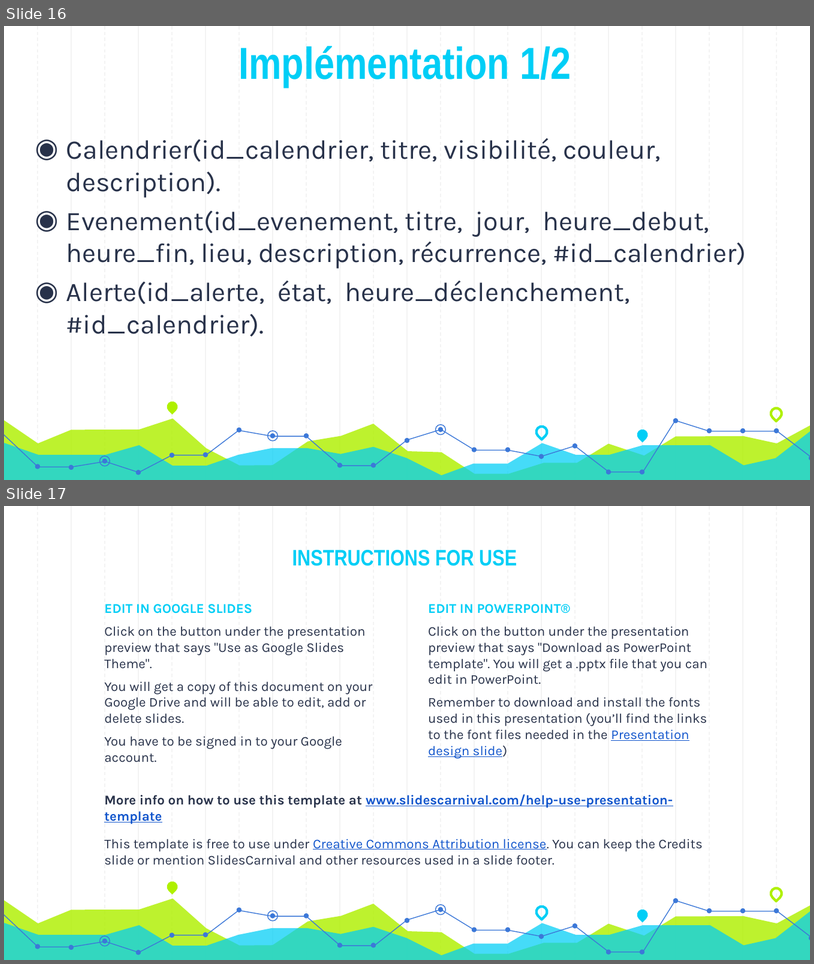
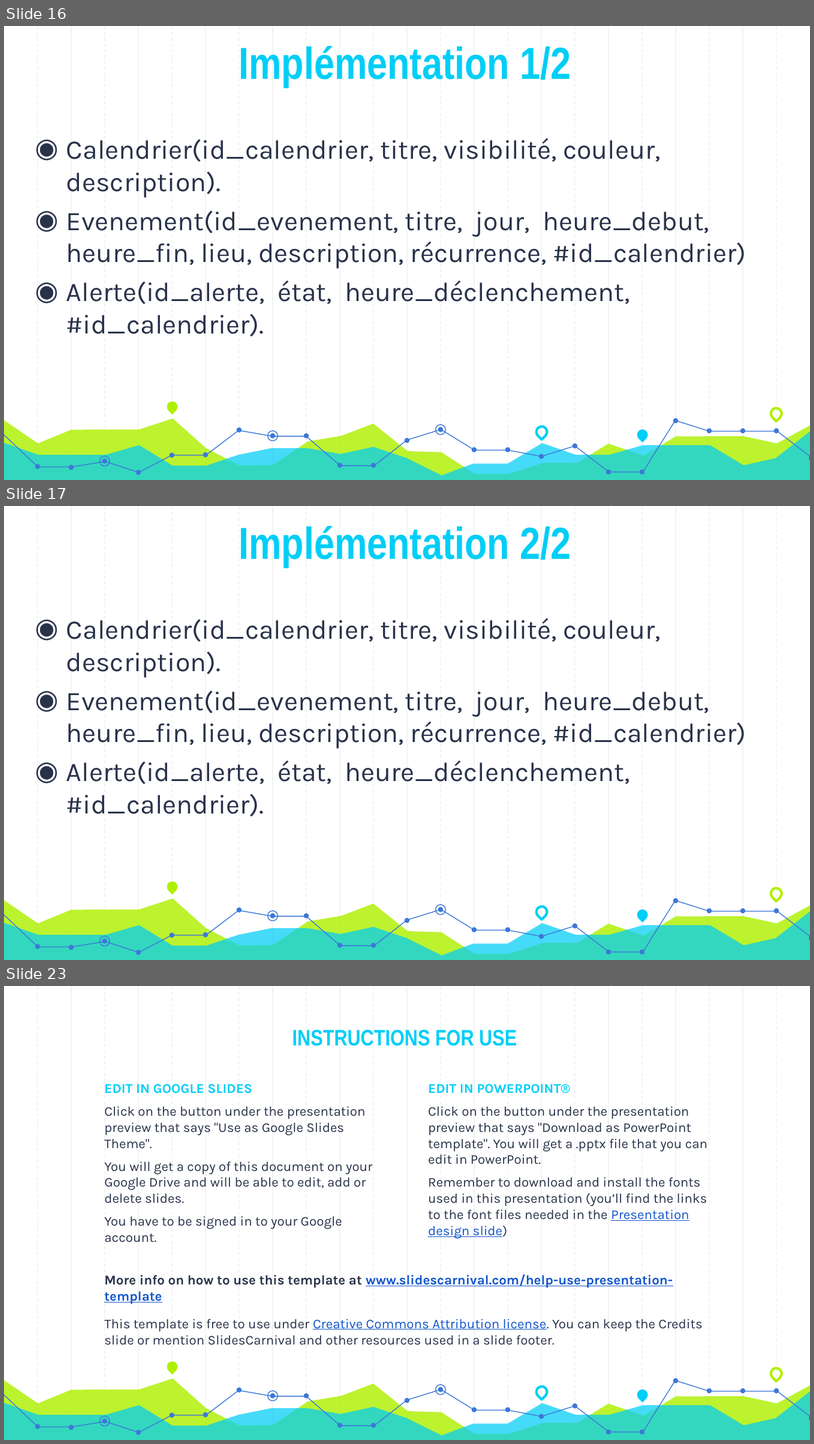
Before and after one commit to AzeddineZadir/docpfc, a slide deck: présentation_aze.pptx. Shown one above the other, each under a label of ours: slides 16 and 17 before the commit, slides 16, 17 and 23 after it; the slides between them are not shown. The pictures are 814x964 and 814x1444 pixels, drawn with LibreOffice and Linux fonts; fonts in the diff are those of the drawing. Boxes give left, top, right and bottom in pixels: in the first picture for what was removed or moved away, otherwise in the second. Text is boxed around its words. In the diff, an @@ line names an element or a change of style, - is before the commit and + after.

```diff
--- a/présentation_aze.pptx
+++ b/présentation_aze.pptx
@@ slide 17 added at (4,506,810,960), background #FFFFFF; not listed: 59 template elements that a slide beside it also shows @@
@@ title added at (239,526,571,567), 40 pt, text #00CEF6, bold @@
+Implémentation 2/2
@@ text added at (66,618,747,784), 24 pt, text #28324A @@
+◉ Calendrier(id_calendrier, titre, visibilité, couleur, description).
+◉ Evenement(id_evenement, titre, jour, heure_debut, heure_fin, lieu, description, récurrence, #id_calendrier)
+◉ Alerte(id_alerte, état, heure_déclenchement, #id_calendrier).
@@ what was slide 17 is now slide 23 @@
```
Also in this commit, not shown: 2 slides changed, 5 other slides added.
